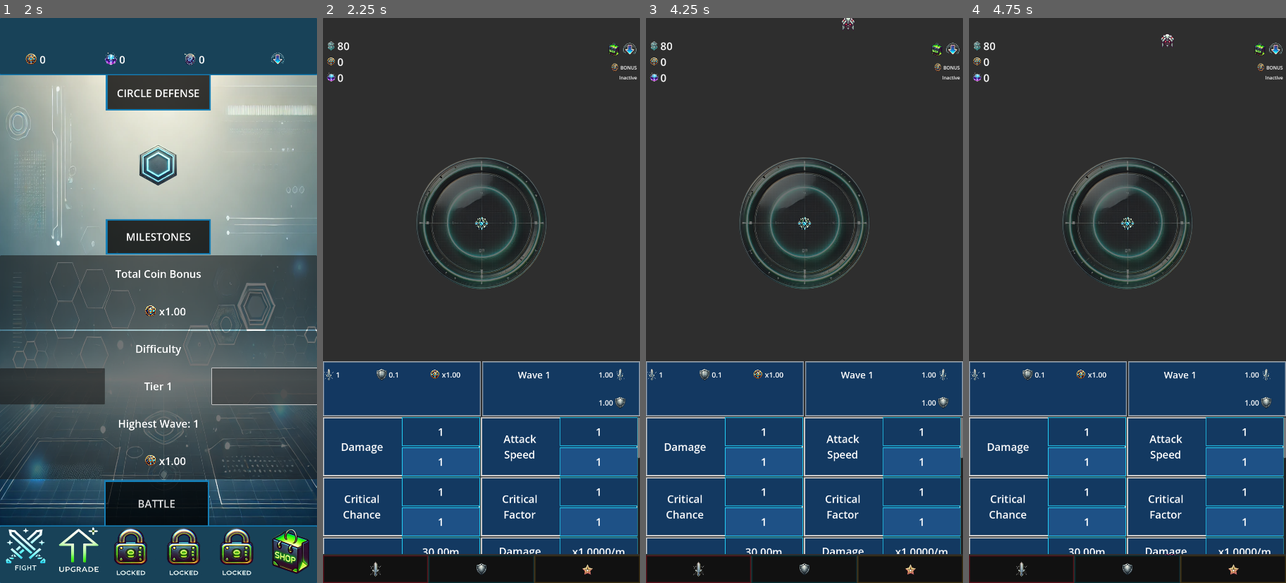
Above: before the commit, frames 1-4 (left to right).
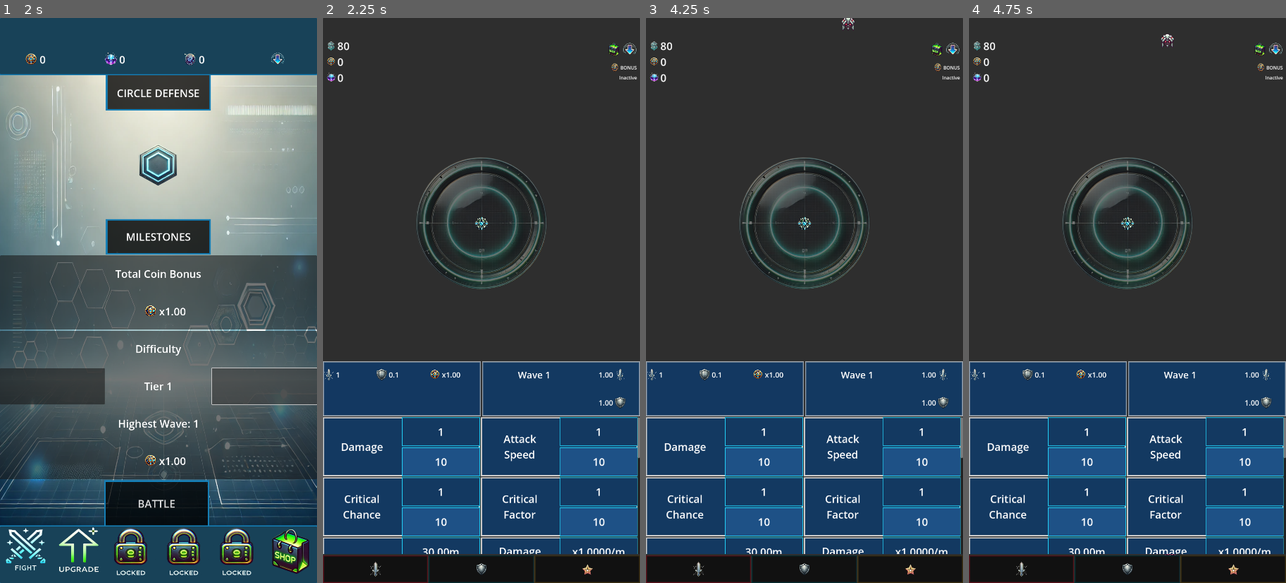
Above: after the commit, the same moments.

Repository: ascyrax/circle-defence
Game: Godot game, scene res://main.tscn
The game is run twice, just before and just after one commit, with the same random seed, the same clock (stepped at 60 frames per second) and the same inputs.
Inputs (mouse positions are in pixels of both pictures, inside the frame that each line leads up to):
- Up to frame 1 (2 s): click (53, 385) at 0.5 s; click (263, 385) at 1.25 s
- Up to frame 2 (2.25 s): click "BATTLE" at 2 s
- Up to frame 3 (4.25 s): tap Enter at 2.75 s; move the mouse to (874, 272) at 2.77 s; click (874, 272) at 2.92 s; tap Space at 3.5 s; move the mouse to (741, 328) at 3.52 s; click (741, 328) at 3.67 s
- Up to frame 4 (4.75 s): move the mouse to (1159, 176) at 4.27 s; click (1159, 176) at 4.42 s

Frame 1 is identical in both runs. In frame 2, 0.1% of the frame differs, in the area x 35-89%, y 77-90%; in frame 3, 0.1%; in frame 4, 0.1%.

Commit message:
utility_upgrades + refactor data values

Diff:
--- a/attack_upgrades.gd
+++ b/attack_upgrades.gd
@@ -3,7 +3,7 @@
 
 # Called when the node enters the scene tree for the first time.
 func _ready() -> void:
-	call_deferred("_update_attack_upgrade_values", 5.0)
+	call_deferred("_update_attack_upgrade_values", 0.0)
 	GlobalData.attack_upgrade_values_updated.connect(_update_attack_upgrade_values)
 
 
--- a/defense_upgrades.gd
+++ b/defense_upgrades.gd
@@ -3,7 +3,7 @@
 
 # Called when the node enters the scene tree for the first time.
 func _ready() -> void:
-	call_deferred("_update_defense_upgrade_values", 5.0)
+	call_deferred("_update_defense_upgrade_values", 0.0)
 	GlobalData.defense_upgrade_values_updated.connect(_update_defense_upgrade_values)
 
 func _update_defense_upgrade_values(_unusedUpdateValue:float):
@@ -50,14 +50,14 @@
 func _upgrade_health_regeneration(event: InputEvent):
 	if(event is InputEventMouseButton or event is InputEventScreenTouch):
 		if(event.pressed):
-			GlobalData.update_health_regeneration(0.1)
+			GlobalData.update_health_regeneration(0.25)
 
 func _upgrade_defense_percentage(event: InputEvent):
 	if(event is InputEventMouseButton or event is InputEventScreenTouch):
 		if(event.pressed):
-			GlobalData.update_defense_percentage(1.0)
+			GlobalData.update_defense_percentage(0.5)
 
 func _upgrade_defense_absolute(event: InputEvent):
 	if(event is InputEventMouseButton or event is InputEventScreenTouch):
 		if(event.pressed):
-			GlobalData.update_defense_absolute(0.1)
+			GlobalData.update_defense_absolute(0.25)
--- a/global_data.gd
+++ b/global_data.gd
@@ -17,12 +17,12 @@
 var _range = 225.00
 var _damagePerMeter = 1.00
 
-var _damageUpgradeCost = 1.00
-var _attackSpeedUpgradeCost = 1.00
-var _criticalChanceUpgradeCost = 1.00
-var _criticalFactorUpgradeCost = 1.00
-var _rangeUpgradeCost = 225.00
-var _damagePerMeterUpgradeCost = 1.00
+var _damageUpgradeCost = 10.00
+var _attackSpeedUpgradeCost = 10.00
+var _criticalChanceUpgradeCost = 10.00
+var _criticalFactorUpgradeCost = 10.00
+var _rangeUpgradeCost = 10.00
+var _damagePerMeterUpgradeCost = 10.00
 
 # defense
 var _health = 10.00
@@ -31,20 +31,20 @@
 var _defenseAbsolute = 0.00
 
 var _healthUpgradeCost = 10.00
-var _healthRegenerationUpgradeCost = 0.00
-var _defensePercentageUpgradeCost = 0.00
-var _defenseAbsoluteUpgradeCost = 0.00
+var _healthRegenerationUpgradeCost = 10.00
+var _defensePercentageUpgradeCost = 10.00
+var _defenseAbsoluteUpgradeCost = 10.00
 
 # utility
 var _cashBonus = 1.00
-var _cashPerWave = 0.00
+var _cashPerWave = 10.00
 var _coinsPerKillBonus = 1.00
 var _coinsPerWave = 1.0
 
-var _cashBonusUpgradeCost = 1.00
-var _cashPerWaveUpgradeCost = 0.00
-var _coinsPerKillBonusUpgradeCost = 1.00
-var _coinsPerWaveUpgradeCost = 1.0
+var _cashBonusUpgradeCost = 10.00
+var _cashPerWaveUpgradeCost = 10.00
+var _coinsPerKillBonusUpgradeCost = 10.00
+var _coinsPerWaveUpgradeCost = 10.0
 
 # i dont wanna make an extra function call for each bullet :)
 # bullet data
--- /dev/null
+++ b/utility_upgrades.gd
@@ -0,0 +1,63 @@
+extends Control
+
+
+# Called when the node enters the scene tree for the first time.
+func _ready() -> void:
+	call_deferred("_update_utility_upgrade_values", 0.0)
+	GlobalData.utility_upgrade_values_updated.connect(_update_utility_upgrade_values)
+
+func _update_utility_upgrade_values(_unusedUpdateValue:float):
+	# VALUES
+	var cashBonusValue = GlobalData.get_cash_bonus()
+	var cashBonusLabel = $"ScrollContainer/VBoxContainer/Cash/CashBonus/HBoxContainer/VBoxContainer/Value" as Label
+	cashBonusLabel.text = str(cashBonusValue)
+
+	var cashPerWaveValue = GlobalData.get_cash_per_wave()
+	var cashPerWaveLabel = $"ScrollContainer/VBoxContainer/Cash/CashPerWave/HBoxContainer/VBoxContainer/Value" as Label
+	cashPerWaveLabel.text = str(cashPerWaveValue)
+
+	var coinsPerKillBonusValue = GlobalData.get_coins_per_kill_bonus()
+	var coinsPerKillBonusLabel = $"ScrollContainer/VBoxContainer/Coin/CoinsPerKillBonus/HBoxContainer/VBoxContainer/Value" as Label
+	coinsPerKillBonusLabel.text = str(coinsPerKillBonusValue)
+
+	var coinsPerWaveValue = GlobalData.get_coins_per_wave()
+	var coinsPerWaveLabel = $"ScrollContainer/VBoxContainer/Coin/CoinsPerWave/HBoxContainer/VBoxContainer/Value" as Label
+	coinsPerWaveLabel.text = str(coinsPerWaveValue)
+
+	# UPGRADE COST
+	var cashBonusUpgradeCostValue = GlobalData.get_cash_bonus_upgrade_cost()
+	var cashBonusUpgradeCostLabel = $"ScrollContainer/VBoxContainer/Cash/CashBonus/HBoxContainer/VBoxContainer/UpgradeCost" as Label
+	cashBonusUpgradeCostLabel.text = str(cashBonusUpgradeCostValue)
+
+	var cashPerWaveUpgradeCostValue = GlobalData.get_cash_per_wave_upgrade_cost()
+	var cashPerWaveUpgradeCostLabel = $"ScrollContainer/VBoxContainer/Cash/CashPerWave/HBoxContainer/VBoxContainer/UpgradeCost" as Label
+	cashPerWaveUpgradeCostLabel.text = str(cashPerWaveUpgradeCostValue)
+
+	var coinsPerKillBonusUpgradeCostValue = GlobalData.get_coins_per_kill_bonus_upgrade_cost()
+	var coinsPerKillBonusUpgradeCostLabel = $"ScrollContainer/VBoxContainer/Coin/CoinsPerKillBonus/HBoxContainer/VBoxContainer/UpgradeCost" as Label
+	coinsPerKillBonusUpgradeCostLabel.text = str(coinsPerKillBonusUpgradeCostValue)
+
+	var coinsPerWaveUpgradeCostValue = GlobalData.get_coins_per_wave_upgrade_cost()
+	var coinsPerWaveUpgradeCostLabel = $"ScrollContainer/VBoxContainer/Coin/CoinsPerWave/HBoxContainer/VBoxContainer/UpgradeCost" as Label
+	coinsPerWaveUpgradeCostLabel.text = str(coinsPerWaveUpgradeCostValue)
+
+
+func _upgrade_cash_bonus(event: InputEvent):
+	if(event is InputEventMouseButton or event is InputEventScreenTouch):
+		if(event.pressed):
+			GlobalData.update_cash_bonus(1.0)
+
+func _upgrade_cash_per_wave(event: InputEvent):
+	if(event is InputEventMouseButton or event is InputEventScreenTouch):
+		if(event.pressed):
+			GlobalData.update_cash_per_wave(10.0)
+
+func _upgrade_coins_per_kill_bonus(event: InputEvent):
+	if(event is InputEventMouseButton or event is InputEventScreenTouch):
+		if(event.pressed):
+			GlobalData.update_coins_per_kill_bonus(0.5)
+
+func _upgrade_coins_per_wave(event: InputEvent):
+	if(event is InputEventMouseButton or event is InputEventScreenTouch):
+		if(event.pressed):
+			GlobalData.update_coins_per_wave(2.0)
--- a/utility_upgrades.tscn
+++ b/utility_upgrades.tscn
@@ -1,4 +1,6 @@
-[gd_scene load_steps=4 format=3 uid="uid://grmxs6k4gsrl"]
+[gd_scene load_steps=5 format=3 uid="uid://grmxs6k4gsrl"]
+
+[ext_resource type="Script" path="res://utility_upgrades.gd" id="1_a6r5b"]
 
 [sub_resource type="StyleBoxFlat" id="StyleBoxFlat_2irwn"]
 bg_color = Color(0.0745098, 0.223529, 0.380392, 1)
@@ -32,6 +34,7 @@
 grow_vertical = 2
 size_flags_horizontal = 3
 size_flags_vertical = 3
+script = ExtResource("1_a6r5b")
 
 [node name="ScrollContainer" type="ScrollContainer" parent="."]
 layout_mode = 1
@@ -93,6 +96,7 @@
 [node name="UpgradeCost" type="Label" parent="ScrollContainer/VBoxContainer/Cash/CashBonus/HBoxContainer/VBoxContainer"]
 layout_mode = 2
 size_flags_vertical = 3
+mouse_filter = 1
 theme_override_font_sizes/font_size = 36
 theme_override_styles/normal = SubResource("StyleBoxFlat_7nfec")
 text = "$ 10"
@@ -140,6 +144,7 @@
 [node name="UpgradeCost" type="Label" parent="ScrollContainer/VBoxContainer/Cash/CashPerWave/HBoxContainer/VBoxContainer"]
 layout_mode = 2
 size_flags_vertical = 3
+mouse_filter = 1
 theme_override_font_sizes/font_size = 36
 theme_override_styles/normal = SubResource("StyleBoxFlat_7nfec")
 text = "$ 16
@@ -152,21 +157,21 @@
 layout_mode = 2
 size_flags_vertical = 3
 
-[node name="PerKillBonus" type="Panel" parent="ScrollContainer/VBoxContainer/Coin"]
-layout_mode = 2
-size_flags_horizontal = 3
-theme_override_styles/panel = SubResource("StyleBoxFlat_2irwn")
-
-[node name="HBoxContainer" type="HBoxContainer" parent="ScrollContainer/VBoxContainer/Coin/PerKillBonus"]
-layout_mode = 1
-anchors_preset = 15
-anchor_right = 1.0
-anchor_bottom = 1.0
-grow_horizontal = 2
-grow_vertical = 2
-size_flags_horizontal = 3
-
-[node name="Title" type="Label" parent="ScrollContainer/VBoxContainer/Coin/PerKillBonus/HBoxContainer"]
+[node name="CoinsPerKillBonus" type="Panel" parent="ScrollContainer/VBoxContainer/Coin"]
+layout_mode = 2
+size_flags_horizontal = 3
+theme_override_styles/panel = SubResource("StyleBoxFlat_2irwn")
+
+[node name="HBoxContainer" type="HBoxContainer" parent="ScrollContainer/VBoxContainer/Coin/CoinsPerKillBonus"]
+layout_mode = 1
+anchors_preset = 15
+anchor_right = 1.0
+anchor_bottom = 1.0
+grow_horizontal = 2
+grow_vertical = 2
+size_flags_horizontal = 3
+
+[node name="Title" type="Label" parent="ScrollContainer/VBoxContainer/Coin/CoinsPerKillBonus/HBoxContainer"]
 layout_mode = 2
 size_flags_horizontal = 3
 size_flags_vertical = 1
@@ -176,11 +181,11 @@
 horizontal_alignment = 1
 vertical_alignment = 1
 
-[node name="VBoxContainer" type="VBoxContainer" parent="ScrollContainer/VBoxContainer/Coin/PerKillBonus/HBoxContainer"]
-layout_mode = 2
-size_flags_horizontal = 3
-
-[node name="Value" type="Label" parent="ScrollContainer/VBoxContainer/Coin/PerKillBonus/HBoxContainer/VBoxContainer"]
+[node name="VBoxContainer" type="VBoxContainer" parent="ScrollContainer/VBoxContainer/Coin/CoinsPerKillBonus/HBoxContainer"]
+layout_mode = 2
+size_flags_horizontal = 3
+
+[node name="Value" type="Label" parent="ScrollContainer/VBoxContainer/Coin/CoinsPerKillBonus/HBoxContainer/VBoxContainer"]
 layout_mode = 2
 size_flags_vertical = 3
 theme_override_font_sizes/font_size = 36
@@ -189,9 +194,10 @@
 horizontal_alignment = 1
 vertical_alignment = 1
 
-[node name="UpgradeCost" type="Label" parent="ScrollContainer/VBoxContainer/Coin/PerKillBonus/HBoxContainer/VBoxContainer"]
-layout_mode = 2
-size_flags_vertical = 3
+[node name="UpgradeCost" type="Label" parent="ScrollContainer/VBoxContainer/Coin/CoinsPerKillBonus/HBoxContainer/VBoxContainer"]
+layout_mode = 2
+size_flags_vertical = 3
+mouse_filter = 1
 theme_override_font_sizes/font_size = 36
 theme_override_styles/normal = SubResource("StyleBoxFlat_7nfec")
 text = "$ 10"
@@ -239,6 +245,7 @@
 [node name="UpgradeCost" type="Label" parent="ScrollContainer/VBoxContainer/Coin/CoinsPerWave/HBoxContainer/VBoxContainer"]
 layout_mode = 2
 size_flags_vertical = 3
+mouse_filter = 1
 theme_override_font_sizes/font_size = 36
 theme_override_styles/normal = SubResource("StyleBoxFlat_7nfec")
 text = "$ 12
@@ -833,3 +840,8 @@
 "
 horizontal_alignment = 1
 vertical_alignment = 1
+
+[connection signal="gui_input" from="ScrollContainer/VBoxContainer/Cash/CashBonus/HBoxContainer/VBoxContainer/UpgradeCost" to="." method="_upgrade_cash_bonus"]
+[connection signal="gui_input" from="ScrollContainer/VBoxContainer/Cash/CashPerWave/HBoxContainer/VBoxContainer/UpgradeCost" to="." method="_upgrade_cash_per_wave"]
+[connection signal="gui_input" from="ScrollContainer/VBoxContainer/Coin/CoinsPerKillBonus/HBoxContainer/VBoxContainer/UpgradeCost" to="." method="_upgrade_coins_per_kill_bonus"]
+[connection signal="gui_input" from="ScrollContainer/VBoxContainer/Coin/CoinsPerWave/HBoxContainer/VBoxContainer/UpgradeCost" to="." method="_upgrade_coins_per_wave"]
